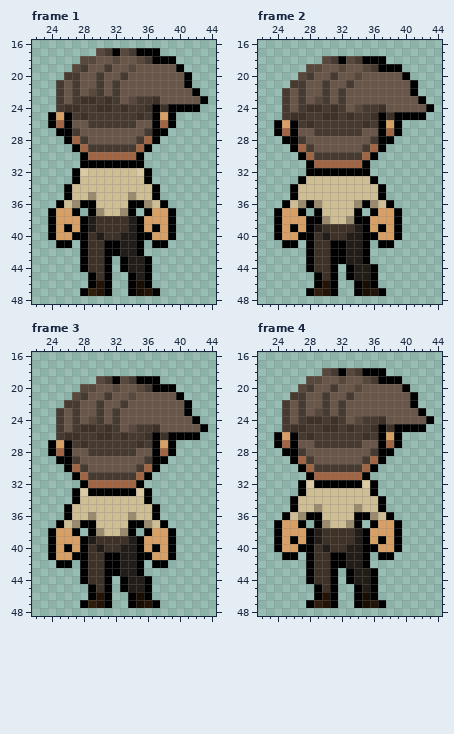
One commit to this pixel-art file: Pixel Crawler - Free Pack/Entities/Characters/Body_A/Animations/Idle_Base/Idle_Up.aseprite. That is the earlier state.
64x64 pixels, 4 frames. Shown: frame 1: x 22..44, y 16..48; frame 2: x 22..44, y 16..48; frame 3: x 22..44, y 16..48; frame 4: x 22..44, y 16..48.
New version:
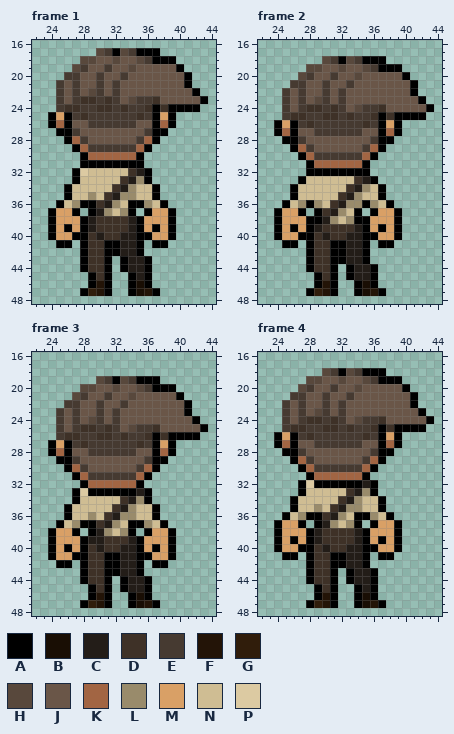
Palette (. is transparent): A #000000  B #190e04  C #231d18  D #3e3127  E #463a31  F #231407  G #301d0b  H #58483c  J #6a5648  K #a26543  L #998b6b  M #d9a066  N #cfbd93  P #dccaa2
What changed:
Frame 1, layer "Shirt/simple_shirt":
The edit turns colour L into colour C in row 37 at x 30.
The edit turns colour N into colour C in row 33 at x 34; in row 34 at x 33; in row 35 at x 32; in row 36 at x 31.
The edit turns colour P into colour C in row 32 at x 35.
The edit turns colour N into colour D in row 32 at x 34; in row 33 at x 33; in row 34 at x 32; in row 35 at x 31; in row 36 at x 30.
The edit turns colour N into colour L in row 33 at x 35; in row 34 at x 34; in row 35 at x 33; in row 36 at x 32; in row 37 at x 31.
Frame 2, layer "Shirt/simple_shirt":
The edit turns colour L into colour C in row 38 at x 30.
The edit turns colour N into colour C in row 33 at x 35; in row 34 at x 34; in row 35 at x 33; in row 36 at x 32; in row 37 at x 31.
The edit turns colour N into colour D in row 33 at x 34; in row 34 at x 33; in row 35 at x 32; in row 36 at x 31; in row 37 at x 30.
The edit turns colour N into colour L in row 34 at x 35; in row 35 at x 34; in row 36 at x 33; in row 37 at x 32; in row 38 at x 31.
Frame 3, layer "Shirt/simple_shirt":
The edit turns colour D into colour C in row 39 at x 30.
The edit turns colour L into colour C in row 38 at x 30.
The edit turns colour N into colour C in row 34 at x 34; in row 35 at x 33; in row 36 at x 32; in row 37 at x 31.
The edit turns colour P into colour C in row 33 at x 35.
The edit turns colour N into colour D in row 34 at x 33; in row 35 at x 32; in row 36 at x 31; in row 37 at x 30.
The edit turns colour N into colour L in row 34 at x 35; in row 35 at x 34; in row 36 at x 33; in row 37 at x 32; in row 38 at x 31.
Frame 4, layer "Shirt/simple_shirt":
The edit turns colour L into colour C in row 37 at x 30.
The edit turns colour N into colour C in row 33 at x 34; in row 34 at x 33; in row 35 at x 32; in row 36 at x 31.
The edit turns colour P into colour C in row 32 at x 35.
The edit turns colour N into colour D in row 33 at x 33; in row 34 at x 32; in row 35 at x 31; in row 36 at x 30.
The edit turns colour N into colour L in row 33 at x 35; in row 34 at x 34; in row 35 at x 33; in row 36 at x 32; in row 37 at x 31.
Pixel boxes of the changes (left, top, right, bottom) in both pictures:
changed: (96, 168, 144, 216)
changed: (322, 176, 370, 224)
changed: (96, 488, 144, 544)
changed: (322, 480, 370, 528)
